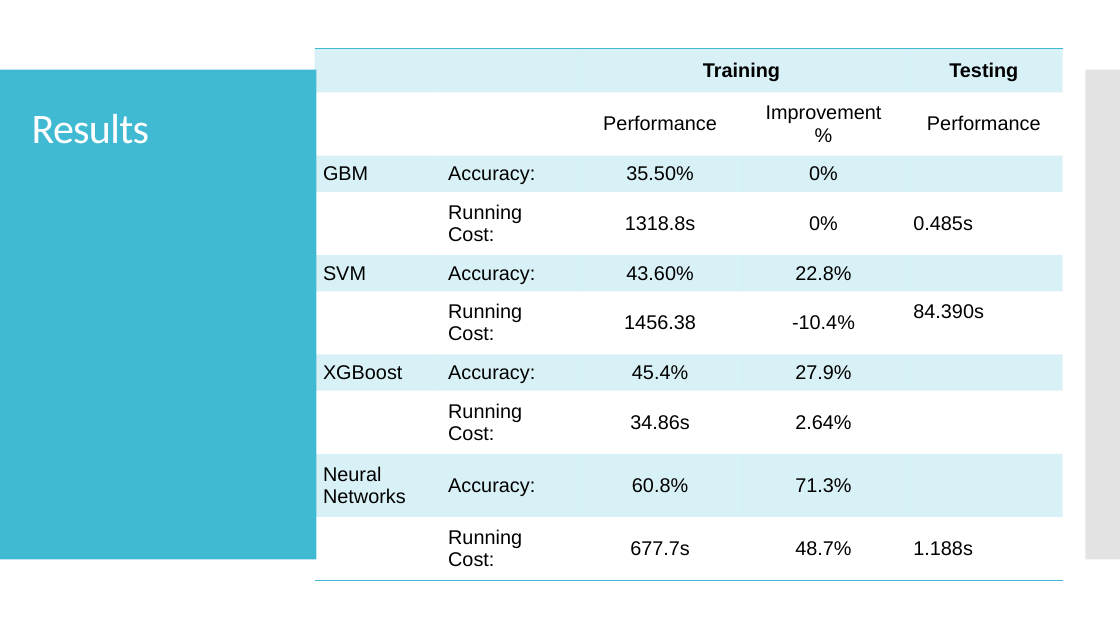
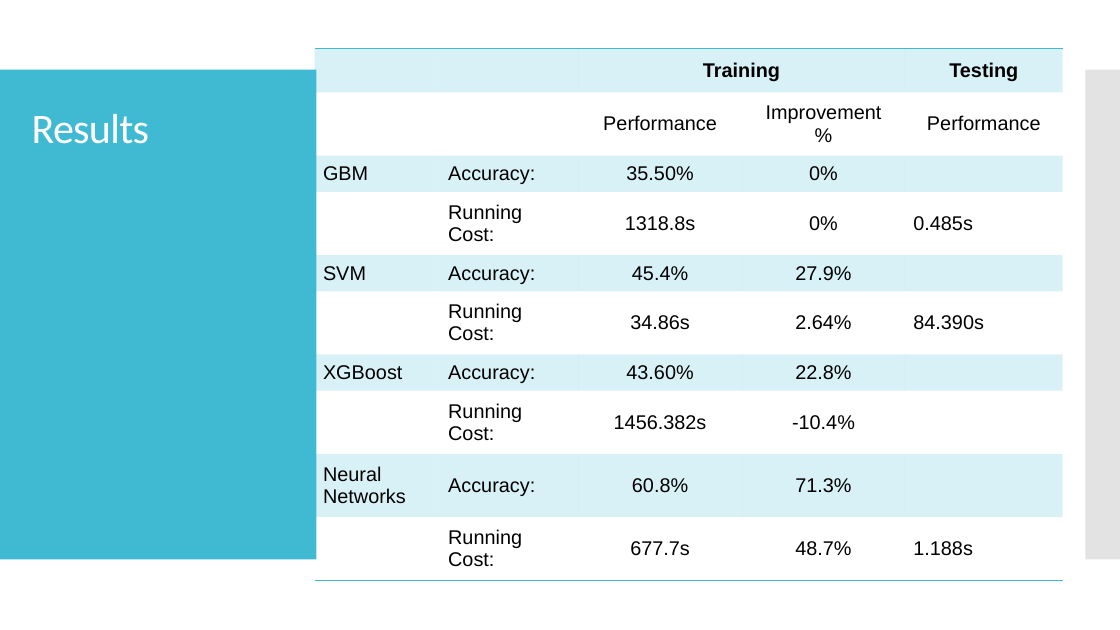
Before and after one commit to TZstatsADS/Fall2019-proj3-sec1-grp7, a slide deck: slide 9 of doc/ADS; Project 3; Predictive Analytics for Facial Emotion Recognition.pptx. Drawn at 1120x630 pixels with LibreOffice and Linux fonts; fonts in the diff are those of the drawing. Boxes give left, top, right and bottom in pixels: in the first picture for what was removed or moved away, otherwise in the second. Text is boxed around its words. In the diff, an @@ line names an element or a change of style, - is before the commit and + after.

```diff
--- a/doc/ADS; Project 3; Predictive Analytics for Facial Emotion Recognition.pptx
+++ b/doc/ADS; Project 3; Predictive Analytics for Facial Emotion Recognition.pptx
@@ table at [315,49,1064,580] @@
-row 5, column 3: 43.60%
+row 5, column 3: 45.4%
-row 5, column 4: 22.8%
+row 5, column 4: 27.9%
-row 6, column 3: 1456.38
+row 6, column 3: 34.86s
-row 6, column 4: -10.4%
+row 6, column 4: 2.64%
-row 7, column 3: 45.4%
+row 7, column 3: 43.60%
-row 7, column 4: 27.9%
+row 7, column 4: 22.8%
-row 8, column 3: 34.86s
+row 8, column 3: 1456.382s
-row 8, column 4: 2.64%
+row 8, column 4: -10.4%
```
Also in this commit, not shown: 1 other file.
